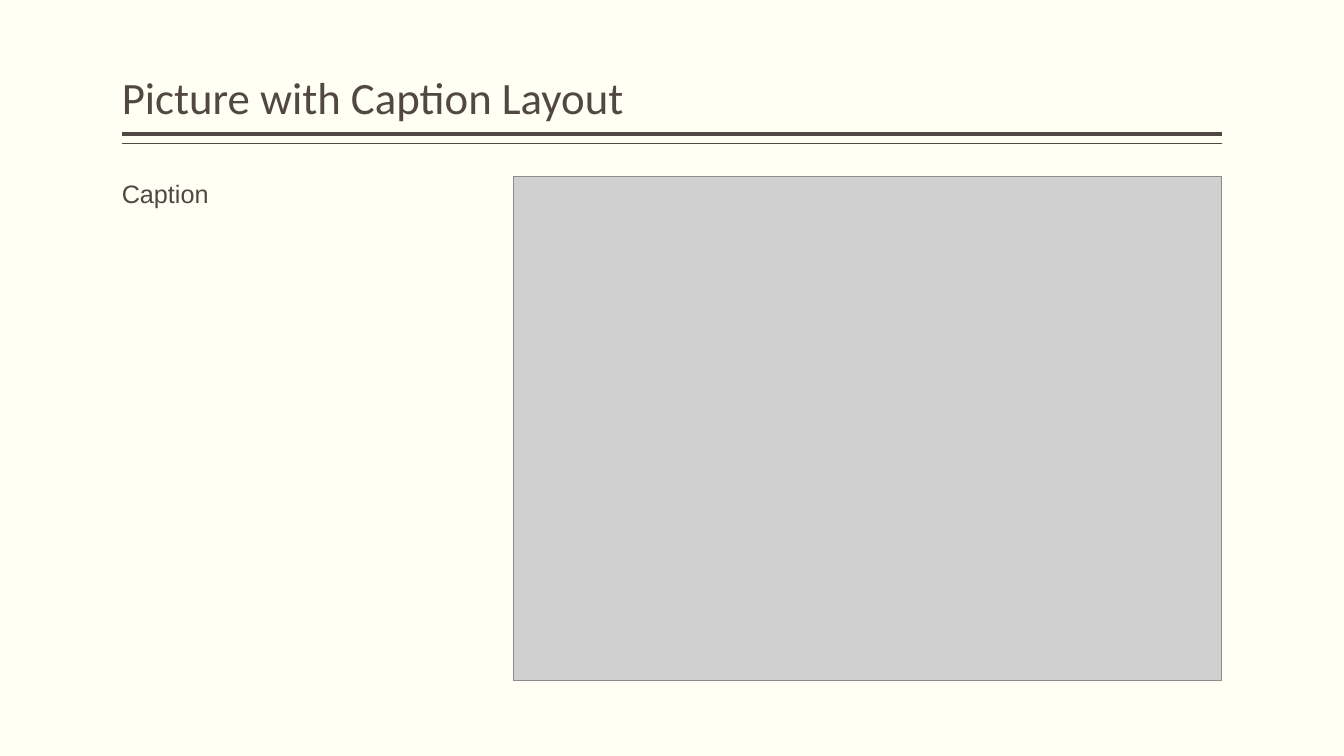
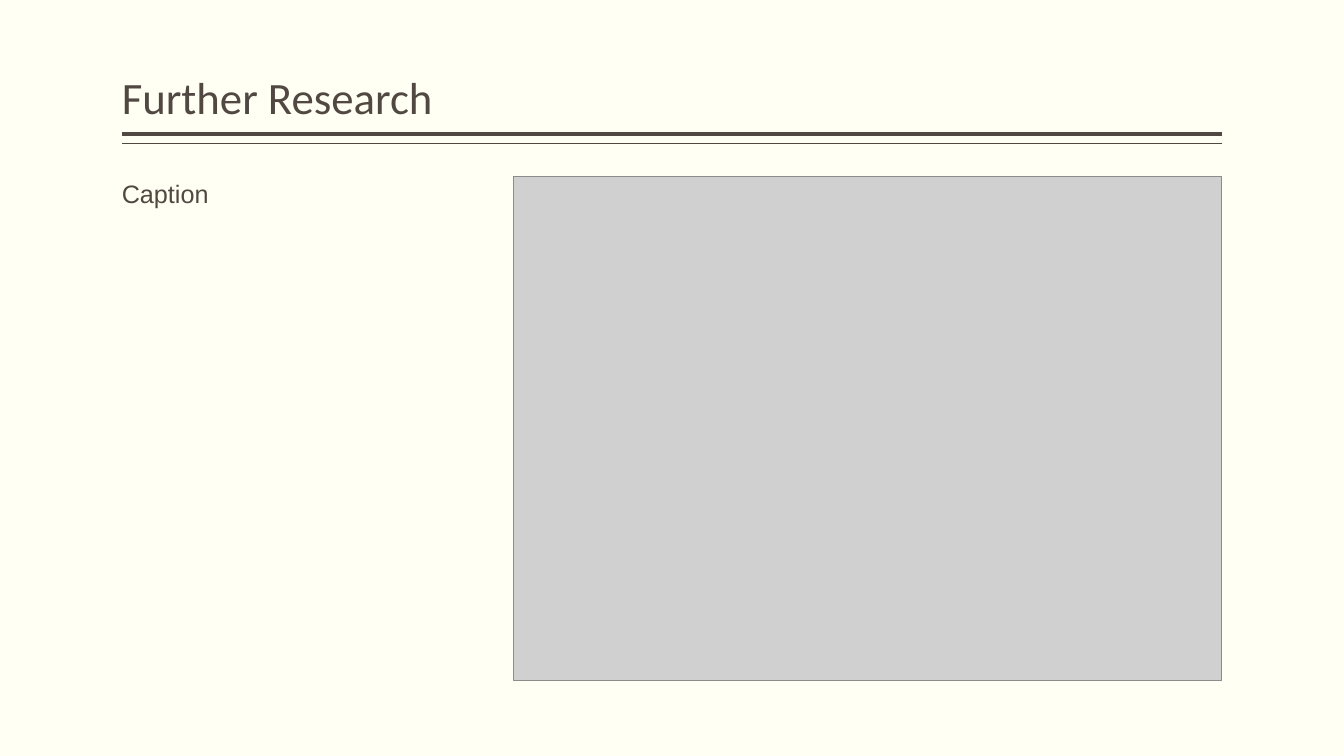
Before and after one commit to JackDaedalus/Sci-Research, a slide deck: slide 8 of PPT/My Topic CC Fraud cf v1-0 120222.pptx (slide 6 before the commit). Drawn at 1344x756 pixels with LibreOffice and Linux fonts; fonts in the diff are those of the drawing; grey boxes stand for pictures. Boxes give left, top, right and bottom in pixels: in the first picture for what was removed or moved away, otherwise in the second. Text is boxed around its words. In the diff, an @@ line names an element or a change of style, - is before the commit and + after.

```diff
--- a/PPT/My Topic CC Fraud cf v1-0 120222.pptx
+++ b/PPT/My Topic CC Fraud cf v1-0 120222.pptx
@@ title at (122, 83, 433, 115): text changed @@
-Picture with Caption Layout
+Further Research
```
Also in this commit, not shown: 3 other slides changed, 5 slides added, 8 slides removed, 1 other file.
